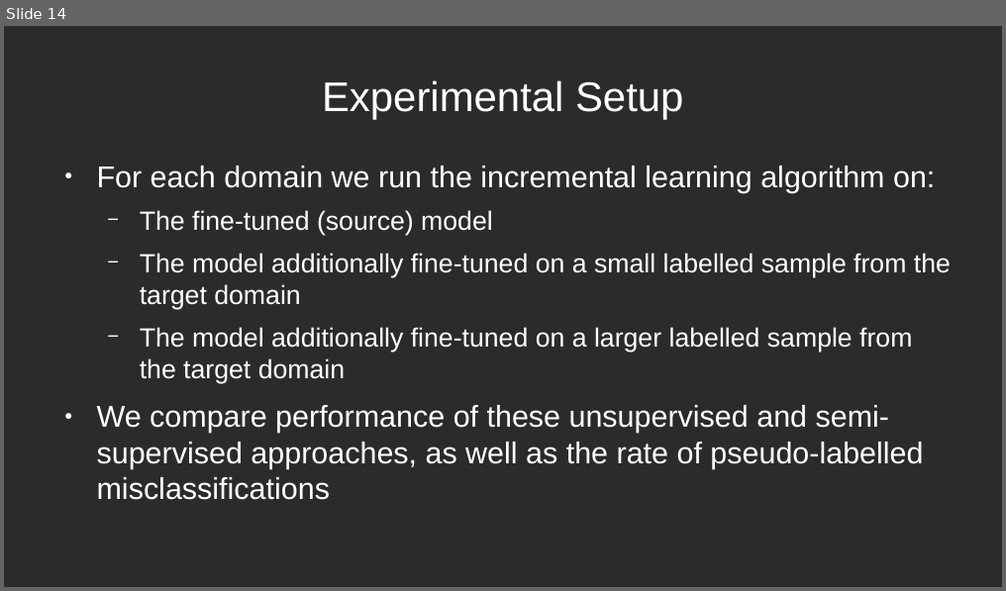
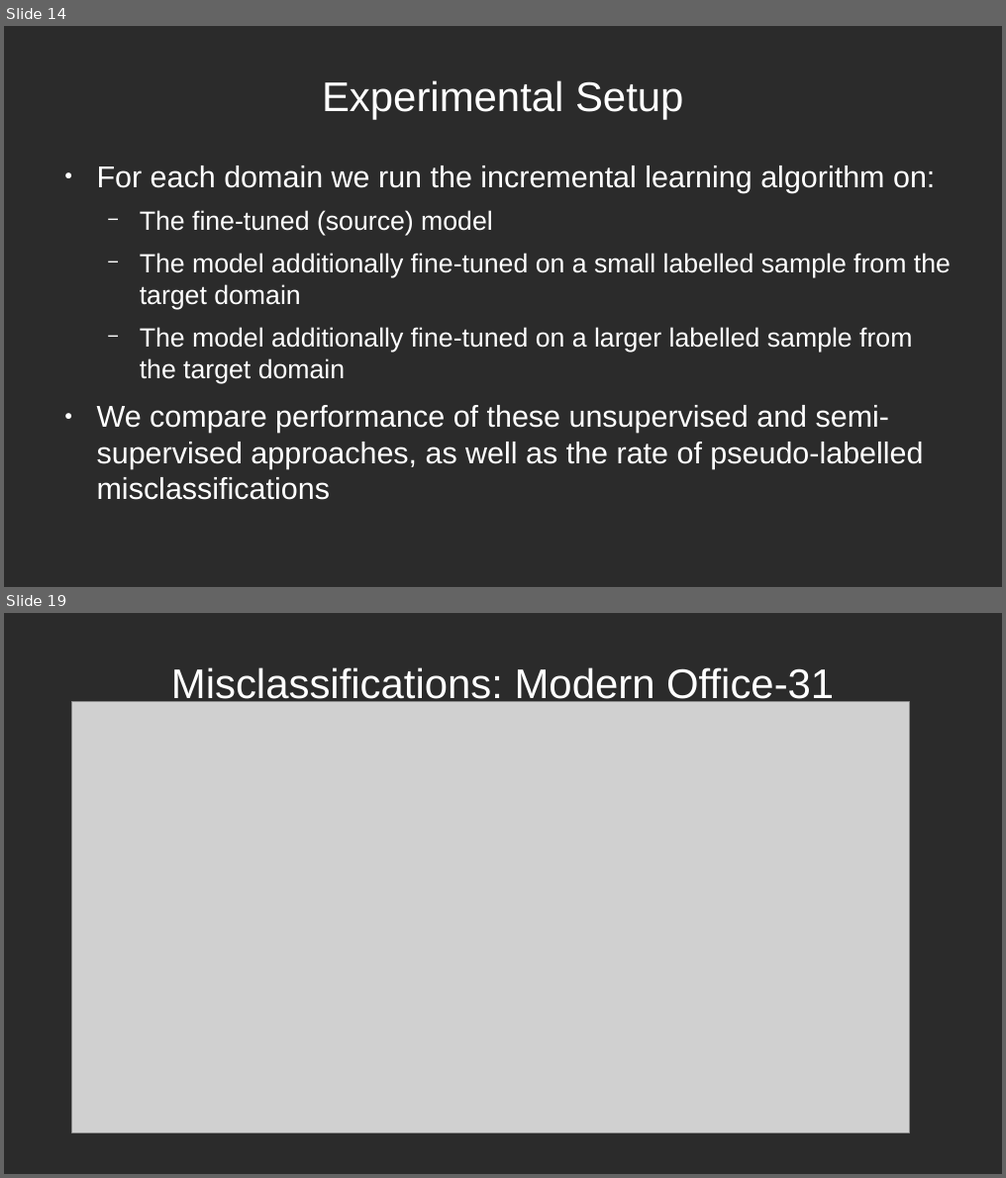
Before and after one commit to dimits-ts/deep_vision_domain_adaptation, a slide deck: presentation/presentation.odp. Shown one above the other, each under a label of ours: slide 14 before the commit, slides 14 and 19 after it; the slides between them are not shown. The pictures are 1006x591 and 1006x1178 pixels, drawn with LibreOffice and Linux fonts; fonts in the diff are those of the drawing; grey boxes stand for pictures; background and template pictures are left out; a plain dark background stands for a picture behind light text. Boxes give left, top, right and bottom in pixels: in the first picture for what was removed or moved away, otherwise in the second. Text is boxed around its words. In the diff, an @@ line names an element or a change of style, - is before the commit and + after.

```diff
--- a/presentation/presentation.odp
+++ b/presentation/presentation.odp
@@ slide 19 added at (4,613,1002,1174), background picture (left out) @@
@@ title added at (171,667,834,707), 33 pt, text #FFFFFF @@
+Misclassifications: Modern Office-31
@@ picture added at (72,702,910,1133) @@
```
Also in this commit, not shown: 3 slides changed, 7 other slides added, 1 slide removed.
